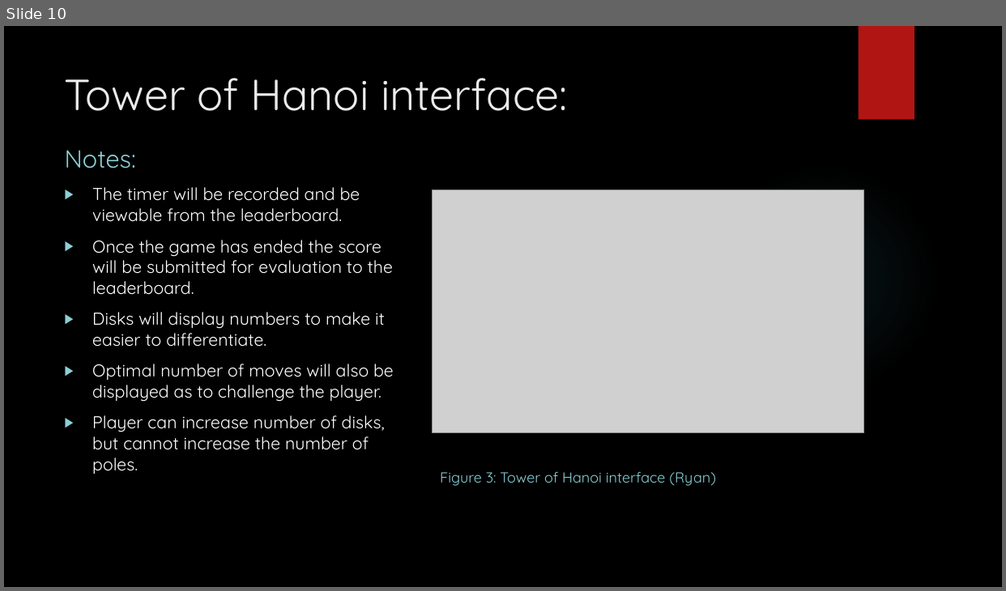
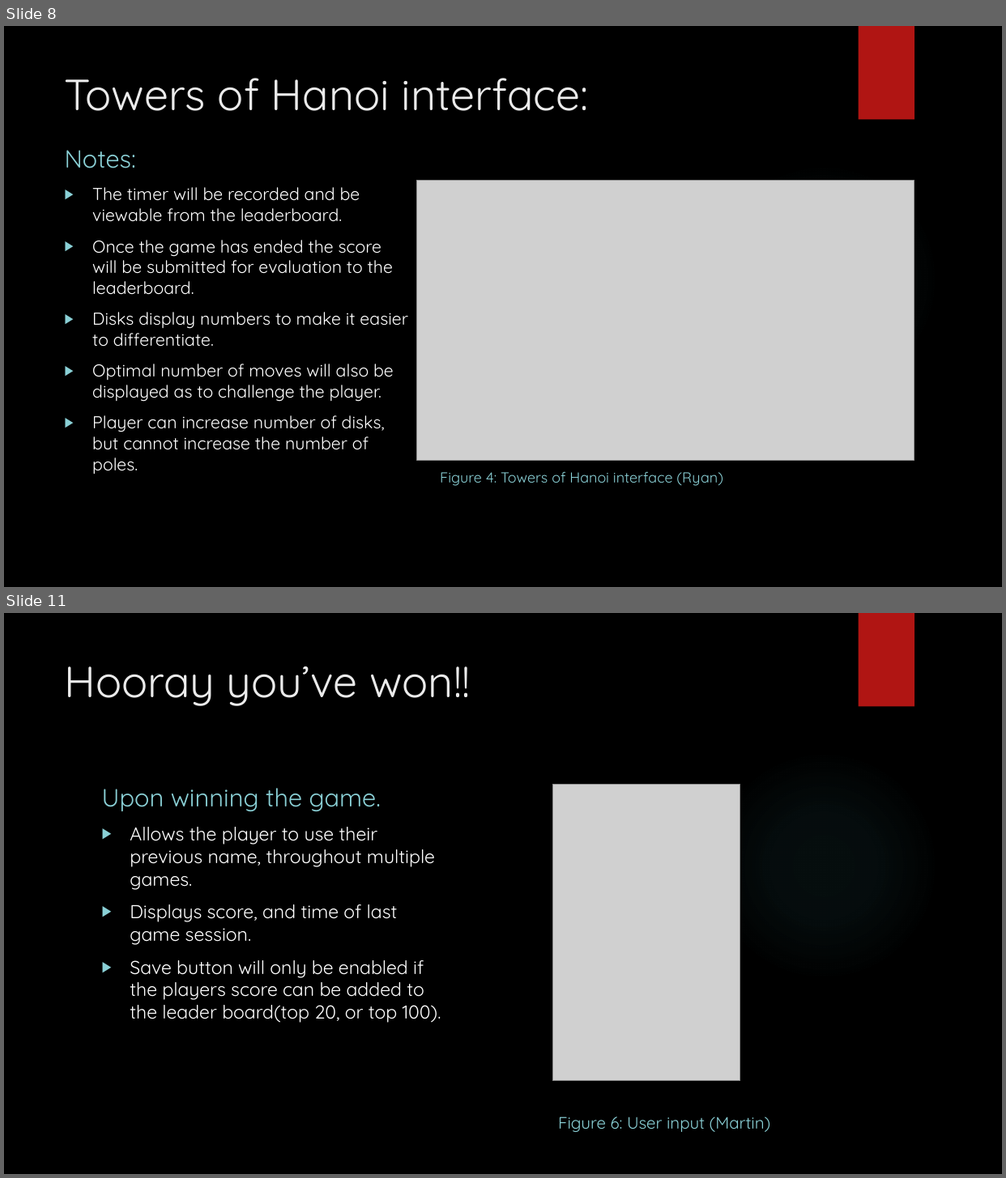
Before and after one commit to IgnitionOrk/SCaR_Arcade, a slide deck: SCaRArcade.pptx. Shown one above the other, each under a label of ours: slide 10 before the commit, slides 8 and 11 after it; the slides between them are not shown. The pictures are 1006x591 and 1006x1178 pixels, drawn with LibreOffice and Linux fonts; fonts in the diff are those of the drawing; grey boxes stand for pictures; background and template pictures are left out. Boxes give left, top, right and bottom in pixels: in the first picture for what was removed or moved away, otherwise in the second. Text is boxed around its words. In the diff, an @@ line names an element or a change of style, - is before the commit and + after.

```diff
--- a/SCaRArcade.pptx
+++ b/SCaRArcade.pptx
@@ slide 11 added at (x1=4, y1=613, x2=1002, y2=1174), background picture (left out); not listed: 2 template elements that a slide beside it also shows @@
@@ title added at (x1=65, y1=666, x2=470, y2=706), 42 pt, text #EBEBEB @@
+Hooray you’ve won!!
@@ text added at (x1=102, y1=788, x2=381, y2=811), 24 pt, text #8AD0D6 @@
+Upon winning the game.
@@ picture added at (x1=552, y1=785, x2=740, y2=1081) @@
@@ text added at (x1=130, y1=827, x2=441, y2=1023), 18 pt, text #FFFFFF @@
+▶ Allows the player to use their previous name, throughout multiple games.
+▶ Displays score, and time of last game session.
+▶ Save button will only be enabled if the players score can be added to the leader board(top 20, or top 100).
@@ text added at (x1=558, y1=1117, x2=771, y2=1132), 16 pt, text #8AD0D6 @@
+Figure 6: User input (Martin)
@@ what was slide 10 is now slide 8 @@
@@ slide 8 changed as well @@
@@ title at (x1=65, y1=78, x2=589, y2=111): text changed @@
-Tower of Hanoi interface:
+Towers of Hanoi interface:
@@ picture resized from (x1=432, y1=190, x2=864, y2=433) to (x1=416, y1=180, x2=914, y2=460) @@
@@ text at (x1=92, y1=312, x2=408, y2=347): text changed @@
-▶ Disks will display numbers to make it easier to differentiate.
+▶ Disks display numbers to make it easier to differentiate.
@@ text at (x1=440, y1=472, x2=723, y2=486): text changed @@
-Figure 3: Tower of Hanoi interface (Ryan)
+Figure 4: Towers of Hanoi interface (Ryan)
```
Also in this commit, not shown: 8 other slides changed, 2 other slides added, 8 slides removed, 1 other file.
